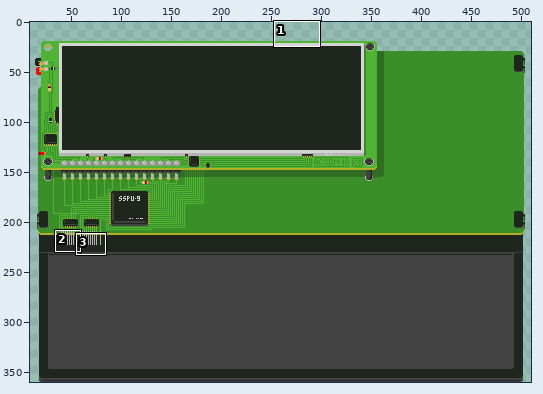
File history of a pixel-art file, textures/synth.aseprite. The picture above shows the old version from afar; the outline marks the close-up.
Close-up. Earlier state:
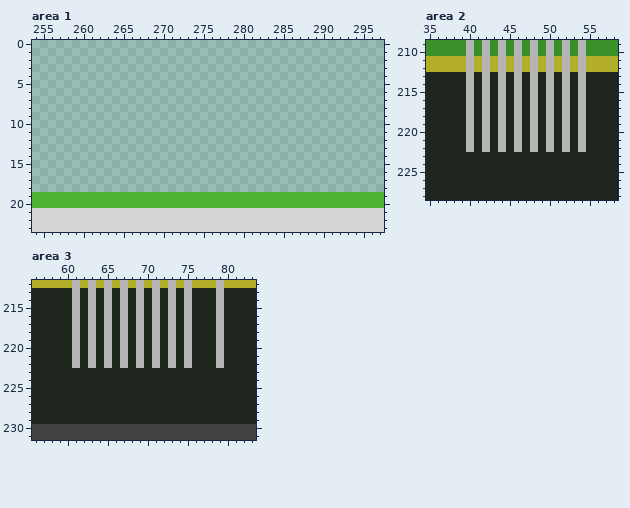
520x360 pixels, 1 frame. Colours within 5 levels of each other are drawn and written as one. Shown: area 1: x 254..297, y 0..23; area 2: x 35..58, y 209..228; area 3: x 56..83, y 212..231. The wide view leaves out empty margins. The commit also changed other parts of the picture, which this record leaves out.
After:
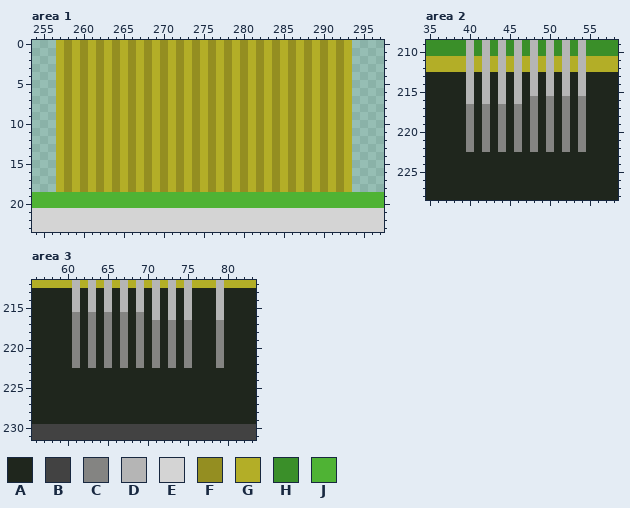
Palette (. is transparent): A #1f261d  B #424242  C #848482  D #b5b5b5  E #d4d4d4  F #948e21  G #b3ae27  H #3a8f29  J #4fb334
Difference:
Area 1, layer "pcb-base":
There is now colour F in rows 0 to 18 at x 258, 260, 262, 264, 266, 268, 270, 272, 274, 276, 278, 280, 282, 284, 286, 288, 290 and 292.
There is now colour G in rows 0 to 18 at x 257, 259, 261, 263, 265, 267, 269, 271, 273, 275, 277, 279, 281, 283, 285, 287, 289, 291 and 293.
Area 2, layer "shadow":
The edit turns colour D into colour C in row 216 at x 48, 50, 52 and 54; in rows 217 to 222 at x 40, 42, 44, 46, 48, 50, 52 and 54.
Area 3, layer "shadow":
The edit turns colour D into colour C in row 216 at x 61, 63, 65, 67 and 69; in rows 217 to 222 at x 61, 63, 65, 67, 69, 71, 73, 75 and 79.
Boxes around the changes in both close-ups, in picture pixels (x1, y1, x2, y2):
added: (56, 40, 352, 192)
changed: (466, 96, 586, 152)
changed: (72, 312, 224, 368)
